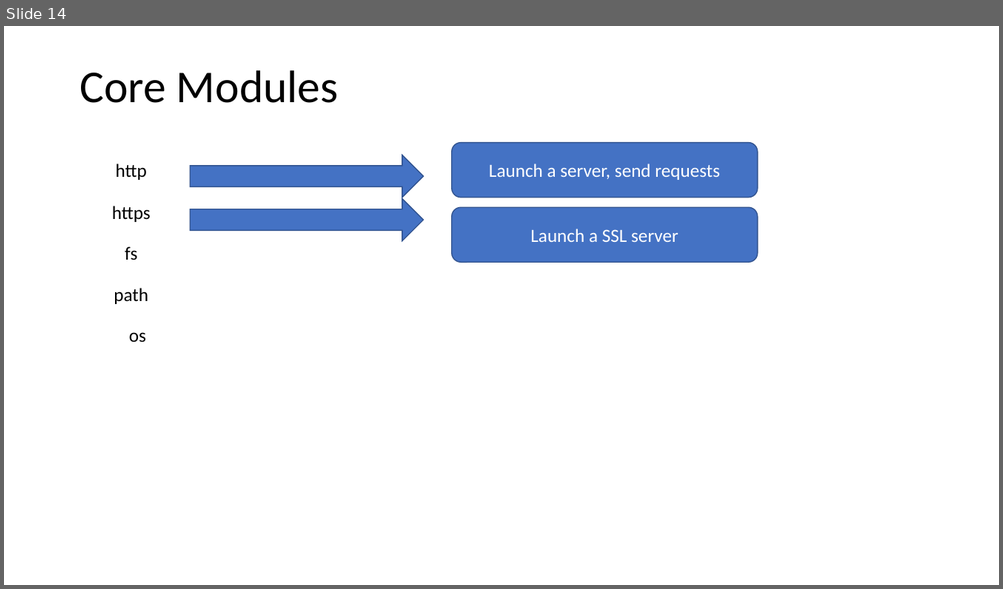
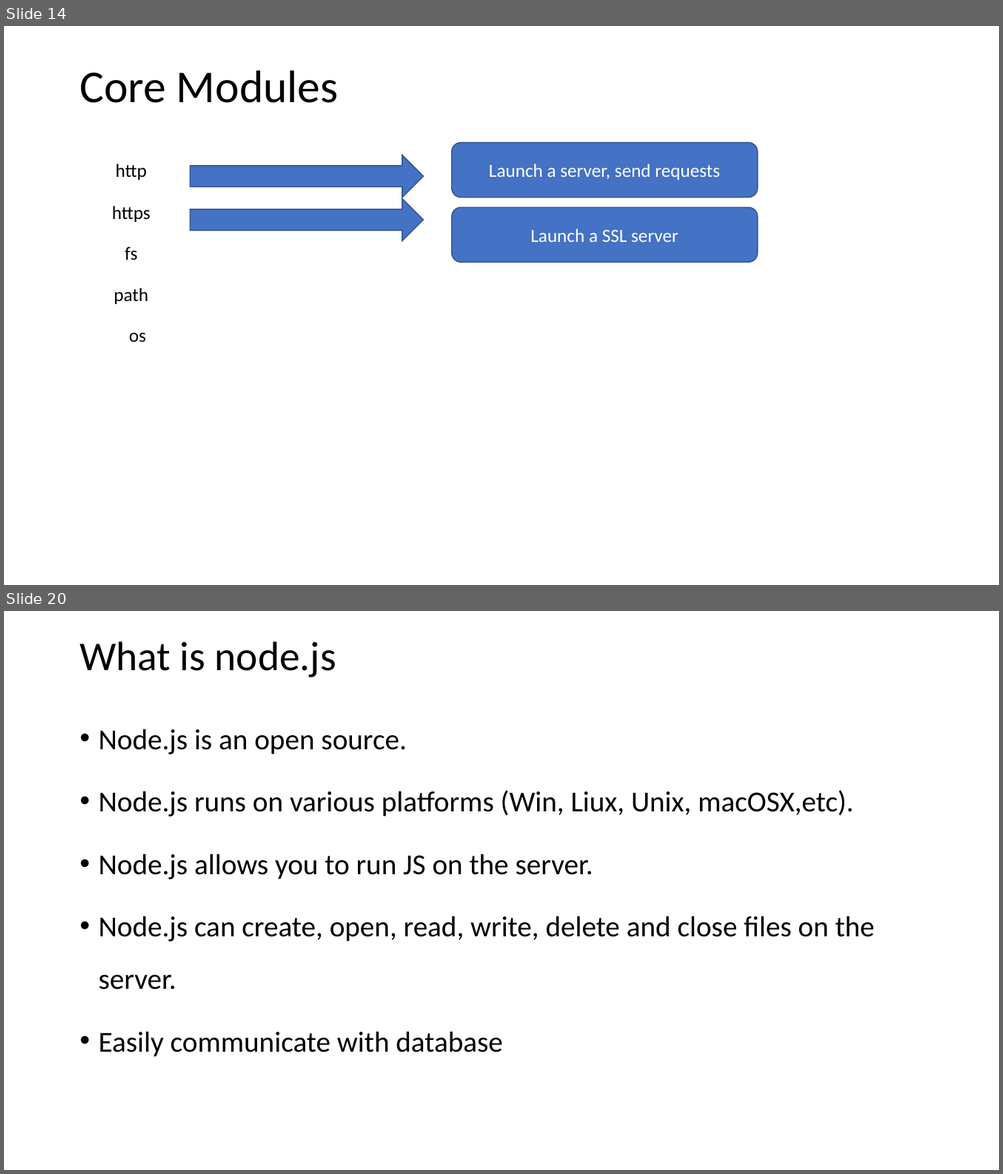
Before and after one commit to PiyushChaturvedii/batch03, a slide deck: What is Node.pptx. Shown one above the other, each under a label of ours: slide 14 before the commit, slides 14 and 20 after it; the slides between them are not shown. The pictures are 1003x589 and 1003x1174 pixels, drawn with LibreOffice and Linux fonts; fonts in the diff are those of the drawing. Boxes give left, top, right and bottom in pixels: in the first picture for what was removed or moved away, otherwise in the second. Text is boxed around its words. In the diff, an @@ line names an element or a change of style, - is before the commit and + after.

```diff
--- a/What is Node.pptx
+++ b/What is Node.pptx
@@ slide 20 added at [4, 611, 999, 1170], background #FFFFFF @@
@@ title added at [79, 641, 336, 678], 39.6 pt, text #000000 @@
+What is node.js
@@ text added at [99, 729, 874, 1057], 28 pt, text #000000 @@
+• Node.js is an open source.
+• Node.js runs on various platforms (Win, Liux, Unix, macOSX,etc).
+• Node.js allows you to run JS on the server.
+• Node.js can create, open, read, write, delete and close files on the server.
+• Easily communicate with database
```
Also in this commit, not shown: 8 other slides added, 10 other files.
